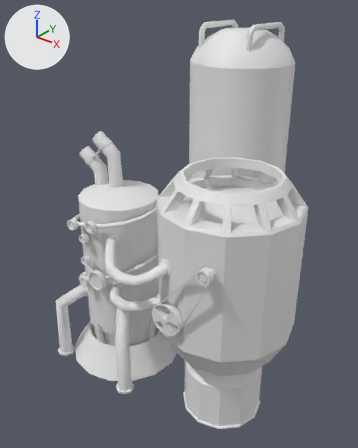
The FBX model Assets/Models/Environment/_Buildings/13_SteamProduction/3_SteamProduction_SteamGeneratorComplex.FBX, before and after one commit.
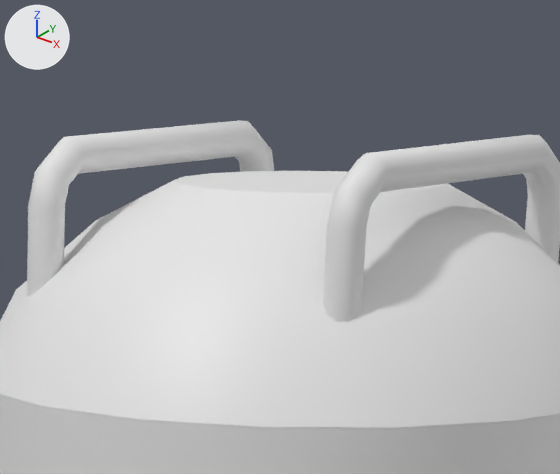
The first picture shows the older version from a 50 mm lens placed at (2.36, -3.06, 3.32), pointed at (-0.08, -0.01, 1.43). The close-ups show the older and then the newer version on the part from 54% to 79% of the width and 0% to 17% of the height of that picture. Only the edits that show in the close-ups are written down. The axes (+X, +Y, +Z) are drawn at upper left. The lights are the same throughout. Materials are left out; every surface is plain grey. Where no turn or scale is listed for an object, it has been applied to the vertices.

Names of what the first close-up shows: 'SteamGenerator'.
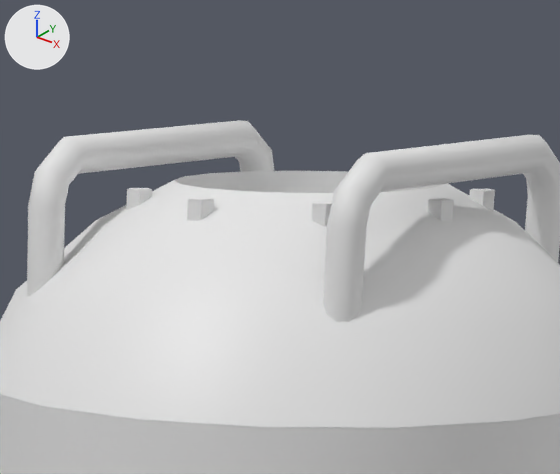
Where the newer file only moved an object's origin or applied its transform, the numbers keep the older frame.

Edits to the bpy script that builds the scene:
```text
Change me_mesh:
    used by ob_steamgenerator; location = (0.02, 0.132, 0.002)
    remove me_mesh.from_pydata(...)  # 3609 vertices, 3567 faces; spans x -1.12..1.12, y -1.04..1.04, z 0.0..3.03
    add me_mesh.from_pydata(...)  # 3818 vertices, 3684 faces; spans x -1.12..1.12, y -1.04..1.04, z 0.0..3.03
    me_mesh part 1: a new loose piece, a 5-sided cylinder along z spanning x 0.006..0.039, y 0.291..0.322, z 2.936..2.97
    me_mesh part 2: a new loose piece, a 5-sided cylinder along z spanning x 0.161..0.194, y 0.337..0.368, z 2.936..2.97
    me_mesh part 3: a new loose piece, a 5-sided cylinder along z spanning x 0.246..0.279, y 0.474..0.505, z 2.936..2.97
    me_mesh part 4: a new loose piece, a 5-sided cylinder along z spanning x 0.217..0.249, y 0.633..0.664, z 2.936..2.97
    me_mesh part 5: a new loose piece, a 5-sided cylinder along z spanning x -0.139..-0.107, y 0.365..0.396, z 2.936..2.97
    me_mesh part 6: 2 vertices removed from x 0.04, y 0.53, z 2.83..2.98; 17 vertices added at x -0.13..0.22, y 0.35..0.71, z 2.83
    other edits to the shape of me_mesh do not show in these pictures
```

Changed parts and their boxes (x1, y1, x2, y2) in the close-ups (560 x 474 px):
part 1 of me_mesh, added
    after: (187, 198, 214, 221)
part 2 of me_mesh, added
    after: (311, 202, 332, 227)
part 3 of me_mesh, added
    after: (427, 198, 454, 221)
part 4 of me_mesh, added
    after: (469, 189, 495, 211)
part 5 of me_mesh, added
    after: (126, 188, 152, 210)
part 6 of me_mesh, cut back
    both: (174, 171, 444, 193)
